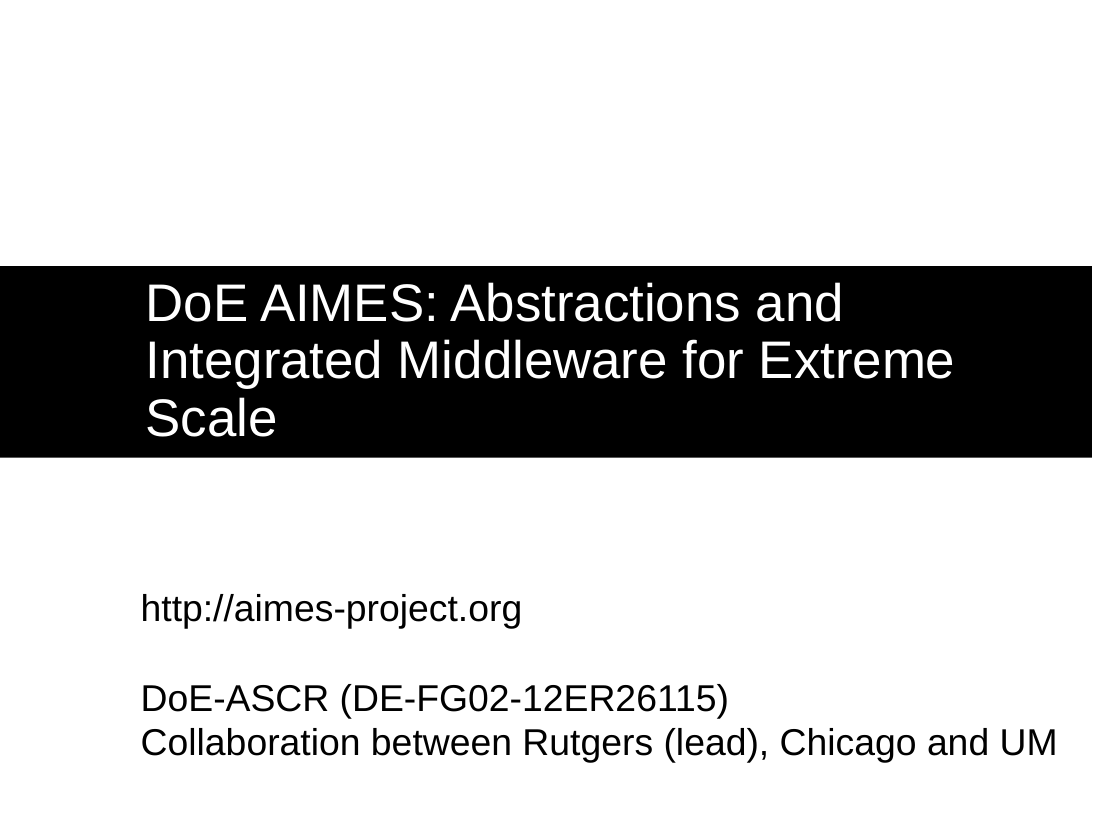
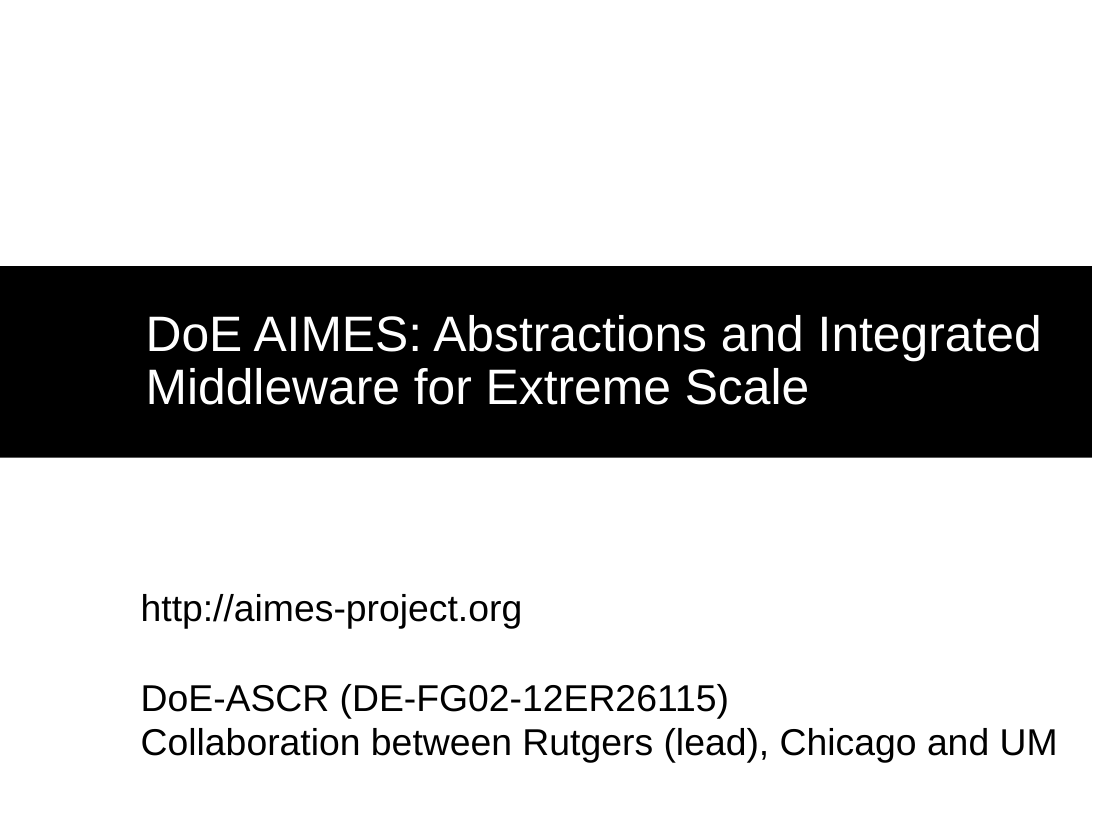
Before and after one commit to saga-project/presentations, a slide deck: slide 37 of bnl-pstar.ppt. Drawn at 1120x840 pixels with LibreOffice and Linux fonts; fonts in the diff are those of the drawing; background and template pictures are left out. Boxes give left, top, right and bottom in pixels: in the first picture for what was removed or moved away, otherwise in the second. Text is boxed around its words. In the diff, an @@ line names an element or a change of style, - is before the commit and + after.

```diff
--- a/bnl-pstar.ppt
+++ b/bnl-pstar.ppt
@@ rectangle "DoE AIMES: Abstractions and Integrated ..." at box(0, 267, 1092, 458): size 34 to 32 pt @@
```
Also in this commit, not shown: 3 other slides changed, 1 slide added, 1 slide removed.
